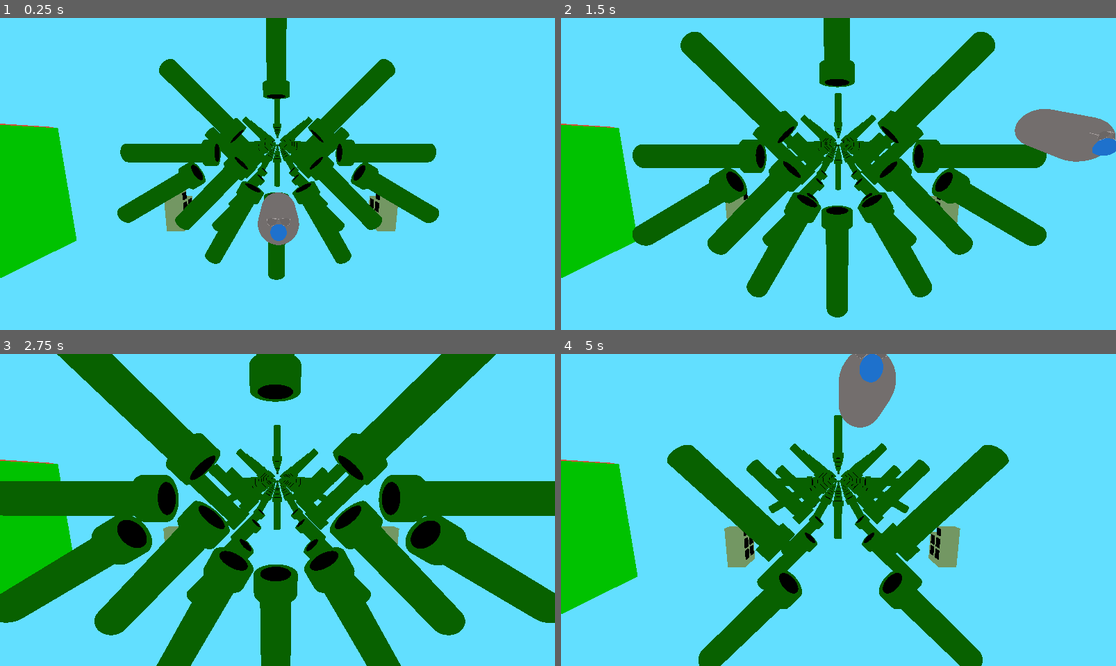
Above: before the commit, frames 1-4 (two rows, left to right).
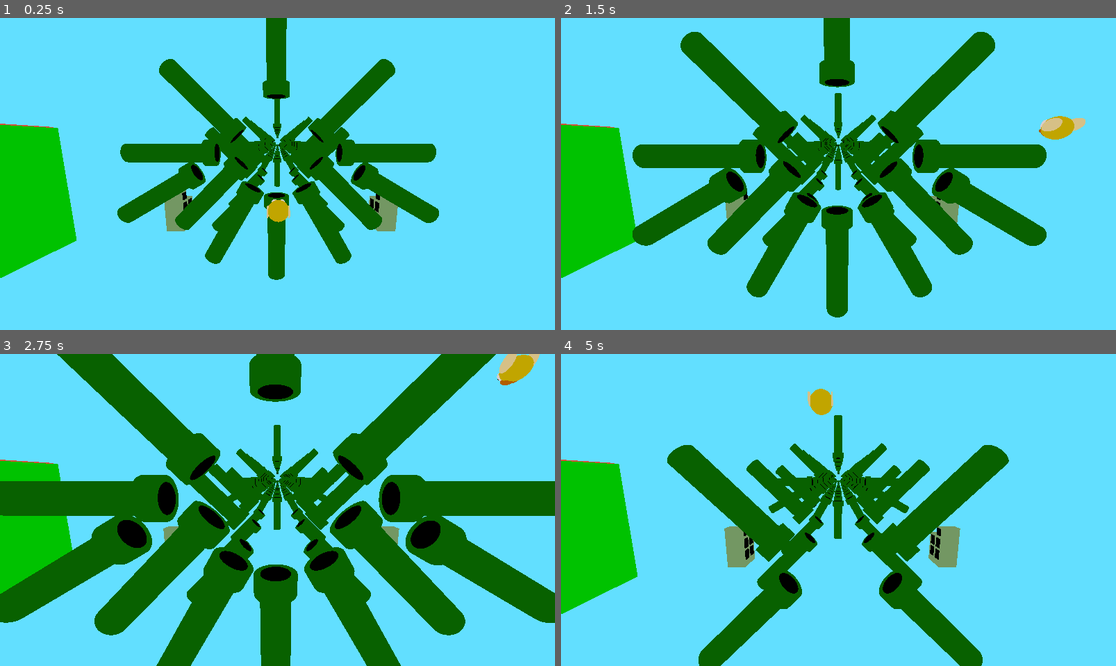
Above: after the commit, the same moments.

Repository: johnf008/Another_3d_Game
Game: Godot game, scene res://game.tscn
Same seed, same stepped clock (60 frames per second), same inputs: the game is played once before the commit and once after it.
Inputs:
- Up to frame 1 (0.25 s): no input
- Up to frame 2 (1.5 s): tap Enter at 0.5 s; hold D (right) 0.53-1.28 s; hold Space (fly) 0.53-1.28 s; hold A (left) from 1.28 s (still down); tap Space (fly) at 1.35 s
- Up to frame 3 (2.75 s): release A (left) at 2.03 s; hold D (right) from 2.03 s (still down); hold Space (fly) from 2.03 s (still down)
- Up to frame 4 (5 s): release Space (fly) at 2.78 s; tap Space (fly) at 2.85, 4.35 s; release D (right) at 3.53 s; hold Space (fly) 3.53-4.28 s; hold A (left) from 3.53 s (still down)

The runs differ from the first frame. In frame 1, 1.0% of the frame differs, in the area x 46-54%, y 55-73%; in frame 2, 2.3%, in the area x 81-100%, y 29-47%; in frame 3, 0.5%; in frame 4, 2.3%.

Commit message:
Made a new rendition of the bird player

Diff:
--- a/game.tscn
+++ b/game.tscn
@@ -50,7 +50,7 @@
 material = SubResource("StandardMaterial3D_eow3j")
 
 [node name="CharacterBody3D" parent="." instance=ExtResource("1_80nbo")]
-transform = Transform3D(-1.06581e-14, -3.3094e-15, -1, 7.57103e-08, 1, 0, 1, -7.57103e-08, -1.06581e-14, 0.0241489, 26.618, 0.463756)
+transform = Transform3D(8.74228e-08, -3.3094e-15, 1, 7.57103e-08, 1, 0, -1, 7.57103e-08, 8.74228e-08, 0.0241489, 26.618, 0.463756)
 
 [node name="WorldEnvironment" type="WorldEnvironment" parent="."]
 environment = SubResource("Environment_80nbo")
--- a/player/player.tscn
+++ b/player/player.tscn
@@ -6,30 +6,86 @@
 [sub_resource type="CapsuleMesh" id="CapsuleMesh_oul6g"]
 
 [sub_resource type="StandardMaterial3D" id="StandardMaterial3D_oul6g"]
-albedo_color = Color(0.156334, 0.558296, 1, 1)
+albedo_color = Color(0.90321, 0.808008, 0, 1)
 
 [sub_resource type="SphereMesh" id="SphereMesh_oul6g"]
 material = SubResource("StandardMaterial3D_oul6g")
 
-[sub_resource type="CapsuleShape3D" id="CapsuleShape3D_kqu6x"]
+[sub_resource type="SphereShape3D" id="SphereShape3D_rkbax"]
+
+[sub_resource type="StandardMaterial3D" id="StandardMaterial3D_rkbax"]
+albedo_color = Color(1, 0.939103, 0.66008, 1)
+
+[sub_resource type="CylinderMesh" id="CylinderMesh_g1dw6"]
+material = SubResource("StandardMaterial3D_rkbax")
+
+[sub_resource type="StandardMaterial3D" id="StandardMaterial3D_yw30f"]
+
+[sub_resource type="SphereMesh" id="SphereMesh_qjkh3"]
+material = SubResource("StandardMaterial3D_yw30f")
+
+[sub_resource type="StandardMaterial3D" id="StandardMaterial3D_g6k8r"]
+albedo_color = Color(0, 0, 0, 1)
+
+[sub_resource type="StandardMaterial3D" id="StandardMaterial3D_boad6"]
+albedo_color = Color(0.828652, 0.464087, 1.15514e-06, 1)
+
+[sub_resource type="SphereMesh" id="SphereMesh_rgyib"]
+material = SubResource("StandardMaterial3D_boad6")
 
 [node name="CharacterBody3D" type="CharacterBody3D"]
 script = ExtResource("1_oul6g")
 
 [node name="MeshInstance3D" type="MeshInstance3D" parent="."]
 transform = Transform3D(6.85259e-15, 2.84522e-07, 6.5091, 6.5091, -9.69934e-08, -1.15625e-14, 9.69934e-08, 6.5091, -2.84522e-07, 0, 0.71084, -0.715555)
+visible = false
 mesh = SubResource("CapsuleMesh_oul6g")
 skeleton = NodePath("../CollisionShape3D")
 
-[node name="MeshInstance3D2" type="MeshInstance3D" parent="."]
-transform = Transform3D(4.47726e-15, 1.02428e-07, -2.34328, -6.93746e-15, 2.34328, 1.02428e-07, 2.34328, 6.93746e-15, 4.47726e-15, 0, 0.71084, 5.79354)
+[node name="MeshInstance3D3" type="MeshInstance3D" parent="."]
+transform = Transform3D(7.04225e-15, 1.61108e-07, -3.68573, -1.09119e-14, 3.68573, 1.61108e-07, 3.68573, 1.09119e-14, 7.04225e-15, 0.00868821, 1.85534, 0.0363933)
 mesh = SubResource("SphereMesh_oul6g")
 skeleton = NodePath("../CollisionShape3D")
 
 [node name="CollisionShape3D" type="CollisionShape3D" parent="."]
-transform = Transform3D(-1.55649e-07, 0, -3.56084, -3.56084, -1.55649e-07, 1.55649e-07, -1.55649e-07, 3.56084, -5.84701e-15, 0, 0.939204, -0.964716)
-shape = SubResource("CapsuleShape3D_kqu6x")
+transform = Transform3D(-1.55649e-07, 0, -3.56084, -3.56084, -1.55649e-07, 1.55649e-07, -1.55649e-07, 3.56084, -5.84701e-15, 0.0422131, 1.78055, 0.0137178)
+shape = SubResource("SphereShape3D_rkbax")
 
 [node name="Sunglasses" type="MeshInstance3D" parent="."]
-transform = Transform3D(0.0130182, 0, 0, 0, 0.0130182, 0, 0, 0, 0.0130182, 0, 2.11572, 5.78827)
+transform = Transform3D(0.0130182, 0, 0, 0, 0.0130182, 0, 0, 0, 0.0130182, 0, 2.24053, 1.85937)
+visible = false
 mesh = ExtResource("2_rkbax")
+
+[node name="MeshInstance3D4" type="MeshInstance3D" parent="."]
+transform = Transform3D(-1.30915e-07, -0.104415, -8.13756e-08, 0, -4.56413e-09, 1.86166, -2.99498, 4.56413e-09, 3.55704e-15, -1.73576, 2.03621, -0.831265)
+mesh = SubResource("CylinderMesh_g1dw6")
+
+[node name="MeshInstance3D5" type="MeshInstance3D" parent="."]
+transform = Transform3D(-1.30915e-07, -0.104415, -8.13756e-08, 0, -4.56413e-09, 1.86166, -2.99498, 4.56413e-09, 3.55704e-15, 1.76344, 2.03621, -0.831265)
+mesh = SubResource("CylinderMesh_g1dw6")
+
+[node name="MeshInstance3D2" type="MeshInstance3D" parent="."]
+transform = Transform3D(1.17334, 0, 0, 0, 1.50235, 0.504965, 0, -0.878924, 0.86314, -0.615557, 2.82134, 1.13972)
+mesh = SubResource("SphereMesh_qjkh3")
+
+[node name="MeshInstance3D9" type="MeshInstance3D" parent="."]
+transform = Transform3D(0.661644, 0, 0, 0, 0.847173, 0.284748, 0, -0.495623, 0.486723, -0.665381, 2.91877, 1.43644)
+mesh = SubResource("SphereMesh_qjkh3")
+surface_material_override/0 = SubResource("StandardMaterial3D_g6k8r")
+
+[node name="MeshInstance3D10" type="MeshInstance3D" parent="."]
+transform = Transform3D(0.661644, 0, 0, 0, 0.847173, 0.284748, 0, -0.495623, 0.486723, 0.657631, 2.91877, 1.43644)
+mesh = SubResource("SphereMesh_qjkh3")
+surface_material_override/0 = SubResource("StandardMaterial3D_g6k8r")
+
+[node name="MeshInstance3D6" type="MeshInstance3D" parent="."]
+transform = Transform3D(1.17334, 0, 0, 0, 1.50235, 0.504965, 0, -0.878924, 0.86314, 0.635756, 2.8369, 1.16632)
+mesh = SubResource("SphereMesh_qjkh3")
+
+[node name="MeshInstance3D7" type="MeshInstance3D" parent="."]
+transform = Transform3D(2.04295, 0, 0, 0, 1, 0, 0, 0, 1, 0, 2.08421, 1.83961)
+mesh = SubResource("SphereMesh_rgyib")
+
+[node name="MeshInstance3D8" type="MeshInstance3D" parent="."]
+transform = Transform3D(2.04295, 0, 0, 0, 1, 0, 0, 0, 1, 0, 1.47822, 1.52271)
+mesh = SubResource("SphereMesh_rgyib")
Not shown: 1 places in player/player.tscn that only renumber resources
